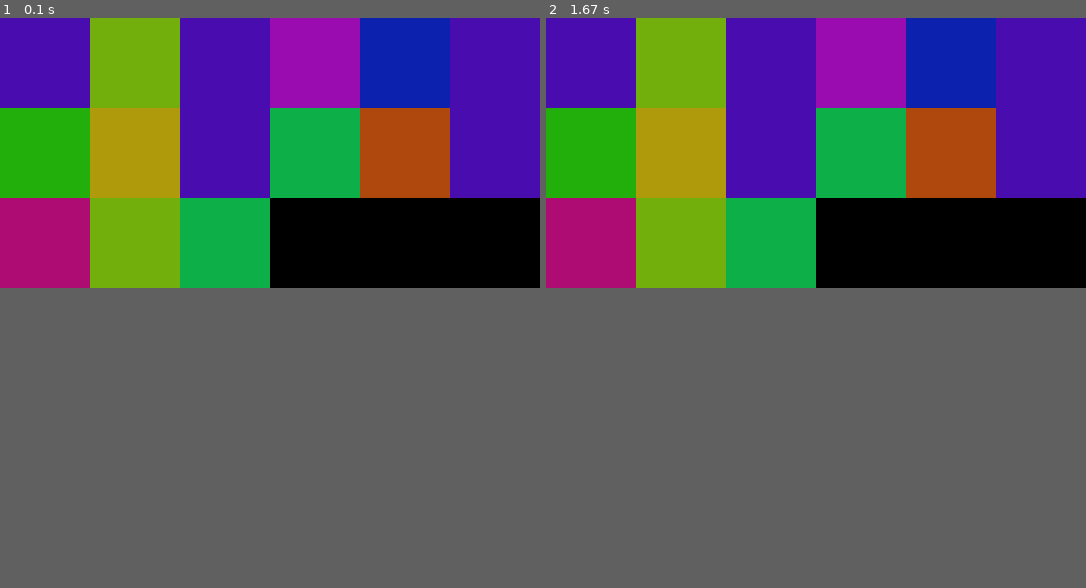
Above: before the commit, frames 1-2 (left to right).
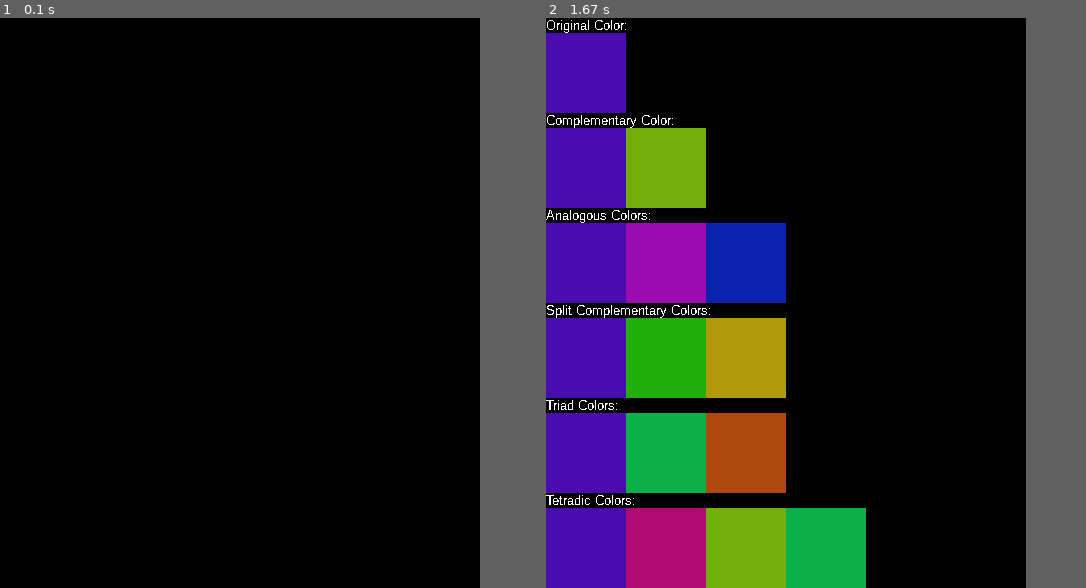
Above: after the commit, the same moments.

Repository: rinaalo/PixelArtSoftware
Game: pygame game, started from colorpalette.py
The game is run twice, just before and just after one commit, with the same random seed, the same clock (stepped at 60 frames per second) and the same inputs.
Inputs:
- Up to frame 1 (0.1 s): no input
- Up to frame 2 (1.67 s): no input
The window is 540x270 before the commit and 480x570 after it. Grey fills any space a smaller window leaves; there, only what the larger window draws over its background counts as a difference.

The runs differ from the first frame. In frame 1, 38% of the frame differs, in the area x 0-100%, y 0-48%; in frame 2, 58%, in the area x 0-100%, y 0-100%.

Commit message:
Update colorpalette.py

Diff:
--- a/colorpalette.py
+++ b/colorpalette.py
@@ -6,23 +6,41 @@
 from dataclasses import dataclass
 
 SWATCH_WIDTH = 6
-RECT_SIZE = 90
+RECT_SIZE = 80
 
 def start_pygame(colors):
     # Pygame junk
     pygame.init()
     # Prepare Screen
-    screensize = (min(SWATCH_WIDTH, len(colors)) * RECT_SIZE, (1 + len(colors) // SWATCH_WIDTH) * RECT_SIZE)
-    # Set caption
+    #screensize = (min(SWATCH_WIDTH, len(colors)) * RECT_SIZE, (1 + len(colors) // SWATCH_WIDTH) * RECT_SIZE)
+    screensize = (min(SWATCH_WIDTH, len(colors)) * RECT_SIZE, 6*(RECT_SIZE + 15))
+
+    # Set caption and clock rate
     pygame.display.set_caption("Color Palettes")
-    #clock = pygame.time.Clock()
+    clock = pygame.time.Clock()
     surface = pygame.display.set_mode(screensize)
-    #fps = 1
+    fps = 1
+
+    # Set font and text
+    my_font = pygame.font.SysFont("Helvetica", RECT_SIZE // 6)
+
+    def set_text(text):
+        text_surface = my_font.render(text, False, (255, 255, 255))
+        return text_surface
+
+    # Set coordinates
+    def x_offset(count):
+        x = count % SWATCH_WIDTH * RECT_SIZE
+        return x
+
+    def y_offset(count):
+        y = count // SWATCH_WIDTH * RECT_SIZE
+        return y
 
     # Game loop
     run = True
     while run:
-        #clock.tick(fps)
+        clock.tick(fps)
         for event in pygame.event.get():
             if event.type == pygame.QUIT:
                 run = False
@@ -32,11 +50,42 @@
                 elif event.key == pygame.K_g:
                     pass
 
-        for count, color in enumerate(colors):
-            x_offset = count % SWATCH_WIDTH * RECT_SIZE
-            y_offset = count // SWATCH_WIDTH * RECT_SIZE
+        # Original color
+        surface.blit(set_text("Original Color:"), (0, y_offset(0)))
+        for count, color in enumerate(colors[0:1]):
             (r, g, b) = colorsys.hsv_to_rgb(color.h / 360.0, color.s / 100.0, color.v / 100.0)
-            pygame.draw.rect(surface, (r * 255, g * 255, b * 255), pygame.Rect(x_offset, y_offset, RECT_SIZE, RECT_SIZE))
+            pygame.draw.rect(surface, (r * 255, g * 255, b * 255), pygame.Rect(x_offset(count), y_offset(count) + 15, RECT_SIZE, RECT_SIZE))
+
+        # Complementary color
+        surface.blit(set_text("Complementary Color:"), (0, y_offset(0) + (RECT_SIZE + 15)))
+        for count, color in enumerate(colors[0:2]):
+            (r, g, b) = colorsys.hsv_to_rgb(color.h / 360.0, color.s / 100.0, color.v / 100.0)
+            pygame.draw.rect(surface, (r * 255, g * 255, b * 255), pygame.Rect(x_offset(count), y_offset(count) + RECT_SIZE + 30, RECT_SIZE, RECT_SIZE))
+
+        # Analogous colors
+        surface.blit(set_text("Analogous Colors:"), (0, y_offset(0) + 2*(RECT_SIZE + 15)))
+        for count, color in enumerate(colors[2:5]):
+            (r, g, b) = colorsys.hsv_to_rgb(color.h / 360.0, color.s / 100.0, color.v / 100.0)
+            pygame.draw.rect(surface, (r * 255, g * 255, b * 255), pygame.Rect(x_offset(count), y_offset(count) + 2*(RECT_SIZE + 15) + 15, RECT_SIZE, RECT_SIZE))
+
+        # Split complementary colors
+        surface.blit(set_text("Split Complementary Colors:"), (0, y_offset(0) + 3*(RECT_SIZE + 15)))
+        for count, color in enumerate(colors[5:8]):
+            (r, g, b) = colorsys.hsv_to_rgb(color.h / 360.0, color.s / 100.0, color.v / 100.0)
+            pygame.draw.rect(surface, (r * 255, g * 255, b * 255), pygame.Rect(x_offset(count), y_offset(count) + 3*(RECT_SIZE + 15) + 15, RECT_SIZE, RECT_SIZE))
+
+        # Triad colors
+        surface.blit(set_text("Triad Colors:"), (0, y_offset(count) + 4*(RECT_SIZE + 15)))
+        for count, color in enumerate(colors[8:11]):
+            (r, g, b) = colorsys.hsv_to_rgb(color.h / 360.0, color.s / 100.0, color.v / 100.0)
+            pygame.draw.rect(surface, (r * 255, g * 255, b * 255), pygame.Rect(x_offset(count), y_offset(count) + 4*(RECT_SIZE + 15) + 15, RECT_SIZE, RECT_SIZE))
+
+        # Tetradic colors
+        surface.blit(set_text("Tetradic Colors:"), (0, y_offset(count) + 5*(RECT_SIZE + 15)))
+        for count, color in enumerate(colors[11:15]):
+            (r, g, b) = colorsys.hsv_to_rgb(color.h / 360.0, color.s / 100.0, color.v / 100.0)
+            pygame.draw.rect(surface, (r * 255, g * 255, b * 255), pygame.Rect(x_offset(count), y_offset(count) + 5*(RECT_SIZE + 15) + 15, RECT_SIZE, RECT_SIZE))
+
         pygame.display.update()
     pygame.quit()
 
@@ -48,13 +97,6 @@
 
     def to_tuple(self) -> tuple(int, int, int):
         return (self.h, self.s, self.v)
-
-    # def hsv_to_rgb(self) -> tuple(int, int, int):
-    #     r, g, b: int, int, int
-    #     if 0 <= self.h < 60:
-    #         r = 255 * self.v
-    #         g =
-    #     return (self.h, self.s, self.v)
 
     def hue_difference(self, difference) -> Color:
         return Color((self.h + difference) % 360, self.s, self.v)
@@ -80,7 +122,7 @@
 
 def main():
     # generate colors
-    col = Color.rand_color() # C
+    col = Color.rand_color()
     complement = col.complementary_color()
 
     analogous = []
@@ -104,7 +146,6 @@
     tetradic.append(col.tetradic_color(3))
     tetradic.append(col.tetradic_color(-2))
 
-
     print("Color: ", col)
     print("Complement: ", complement)
     print("Analogous: ", analogous)
@@ -114,7 +155,6 @@
 
     colors = [col] + [complement] + analogous + split_complement + triad + tetradic
     start_pygame(colors)
-    print(colors)
 
 if __name__ == '__main__':
     main()
